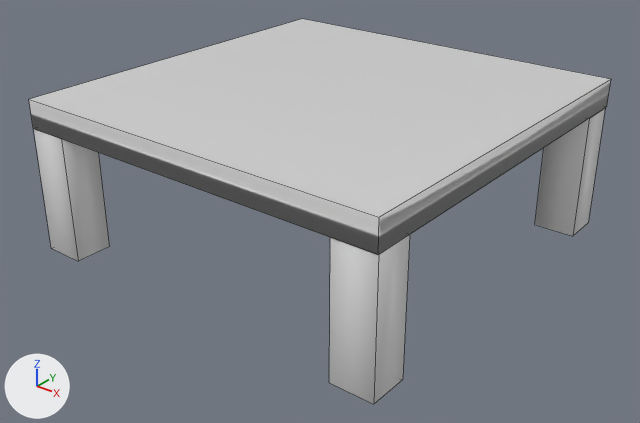
The COLLADA model Models/Table/Table.dae, before and after one commit.
The view is the same before and after, from a 50 mm camera at (6.11, -7.56, 5.28) aimed at (0.19, -0.17, 0.69). Arrows for +X, +Y and +Z are at lower left; the lights stay in place. Mesh edges are drawn as thin lines. Where no turn or scale is listed for an object, it has been applied to the vertices.

The scene before the commit, as lines of its bpy script (objects in view):
```python
me_cube = bpy.data.meshes.new('Cube')
me_cube.from_pydata(...)  # a box spanning x -2.36..2.36, y -2.36..2.36, z -0.1..0.25
me_cube.materials.append(mat_material)  # light grey #d1d1d1
me_cube_012 = bpy.data.meshes.new('Cube.012')
me_cube_012.from_pydata(...)  # a box spanning x -0.25..0.25, y -0.23..0.23, z -0.76..0.76
me_cube_015 = bpy.data.meshes.new('Cube.015')
me_cube_015.from_pydata(...)  # a box spanning x -0.25..0.25, y -0.23..0.23, z -0.76..0.76
me_cube_016 = bpy.data.meshes.new('Cube.016')
me_cube_016.from_pydata(...)  # a box spanning x -0.25..0.25, y -0.23..0.23, z -0.76..0.76
ob_cube = bpy.data.objects.new('Cube', me_cube)
ob_cube.location = (0.123, 0.088, 1.878)
ob_cube_011 = bpy.data.objects.new('Cube.011', me_cube_015)
ob_cube_011.location = (-1.987, -2.032, 1.022)
ob_cube_012 = bpy.data.objects.new('Cube.012', me_cube_012)
ob_cube_012.location = (2.229, 2.151, 1.022)
ob_cube_013 = bpy.data.objects.new('Cube.013', me_cube_016)
ob_cube_013.location = (2.227, -2.032, 1.022)
```
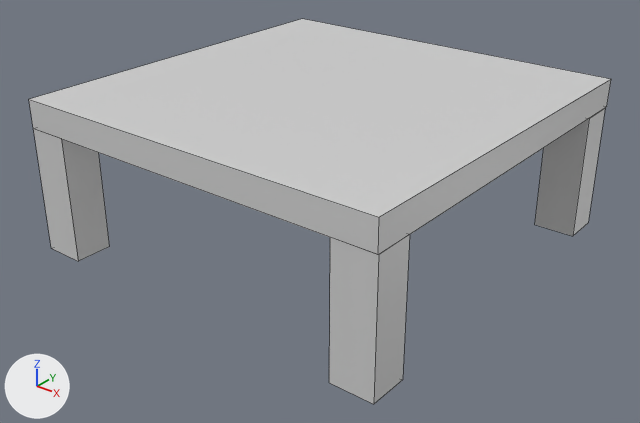
Where the change shows, as pixel boxes (x1, y1, x2, y2) in the pictures (640 x 423 px):
part 1 of me_cube, shading changed
    both: (29, 19, 611, 255)
part 2 of me_cube_015, shading changed
    both: (34, 129, 109, 261)
part 3 of me_cube_012, shading changed
    both: (535, 108, 605, 236)
part 4 of me_cube_016, shading changed
    both: (329, 234, 410, 404)

The change, as a list of edits to the scene's bpy script:
```text
Change me_cube:
    where me_cube.from_pydata(...)  # 8 vertices, 6 faces; spans x -2.36..2.36, y -2.36..2.36, z -0.1..0.25
    used by ob_cube; location = (0.123, 0.088, 1.878)
    me_cube part 1: all faces are now shaded flat (6 of 6 changed)
Change me_cube_015:
    where me_cube_015.from_pydata(...)  # 8 vertices, 6 faces; spans x -0.25..0.25, y -0.23..0.23, z -0.76..0.76
    used by ob_cube_011; location = (-1.987, -2.032, 1.022)
    me_cube_015 part 2: all faces are now shaded flat (6 of 6 changed)
    add me_cube_015.materials.append(mat_material)  # light grey #d1d1d1
Change me_cube_012:
    where me_cube_012.from_pydata(...)  # 8 vertices, 6 faces; spans x -0.25..0.25, y -0.23..0.23, z -0.76..0.76
    used by ob_cube_012; location = (2.229, 2.151, 1.022)
    me_cube_012 part 3: all faces are now shaded flat (6 of 6 changed)
    add me_cube_012.materials.append(mat_material)  # light grey #d1d1d1
Change me_cube_016:
    where me_cube_016.from_pydata(...)  # 8 vertices, 6 faces; spans x -0.25..0.25, y -0.23..0.23, z -0.76..0.76
    used by ob_cube_013; location = (2.227, -2.032, 1.022)
    me_cube_016 part 4: all faces are now shaded flat (6 of 6 changed)
    add me_cube_016.materials.append(mat_material)  # light grey #d1d1d1
```
